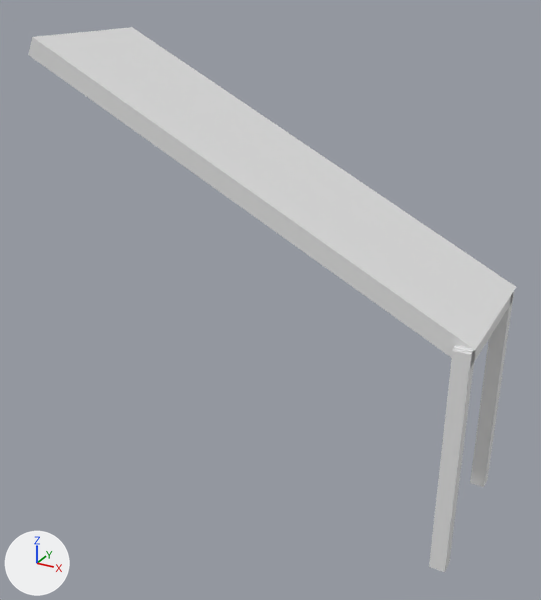
The FBX model Assets/Models/Tetrominos/Slides/VS10.fbx, before and after one commit.
Before and after are seen from a camera (50 mm lens) standing at (17.27, -4.16, 7.87) and looking at (15.03, -0.09, 5.83). The axes (+X, +Y, +Z) are drawn at lower left. The lights are the same throughout. Where no turn or scale is listed for an object, it has been applied to the vertices.

The scene before the commit, as lines of its bpy script (objects in view):
```python
me_cube_052 = bpy.data.meshes.new('Cube.052')
me_cube_052.from_pydata(...)  # a box spanning x -0.05..0.05, y -0.05..0.05, z -0.75..0.75
me_cube_064 = bpy.data.meshes.new('Cube.064')
me_cube_064.from_pydata(...)  # a box spanning x -0.05..0.05, y -0.5..0.5, z -0.05..0.05
me_cube_089 = bpy.data.meshes.new('Cube.089')
me_cube_089.from_pydata(...)  # a box spanning x -0.05..0.05, y -0.05..0.05, z -0.75..0.75
me_cube_103 = bpy.data.meshes.new('Cube.103')
me_cube_103.from_pydata([(-1.51, -0.5, 0.68), (-1.45, -0.5, 0.79), (-1.51, 0.5, 0.68), (-1.45, 0.5, 0.79), (1.45, -0.5, -0.79), (1.51, -0.5, -0.68), (1.45, 0.5, -0.79), (1.51, 0.5, -0.68)], [], [(0, 1, 3, 2), (2, 3, 7, 6), (6, 7, 5, 4), (4, 5, 1, 0), (2, 6, 4, 0), (7, 3, 1, 5)])
ob_cube_016 = bpy.data.objects.new('Cube.016', me_cube_052)
ob_cube_016.location = (16.45, 0.444, 5.25)
ob_cube_075 = bpy.data.objects.new('Cube.075', me_cube_064)
ob_cube_075.location = (16.45, -0.027, 5.959)
ob_cube_079 = bpy.data.objects.new('Cube.079', me_cube_089)
ob_cube_079.location = (16.45, -0.5, 5.25)
ob_cube_081 = bpy.data.objects.new('Cube.081', me_cube_103)
ob_cube_081.location = (15.0, 0.0, 6.69)
```
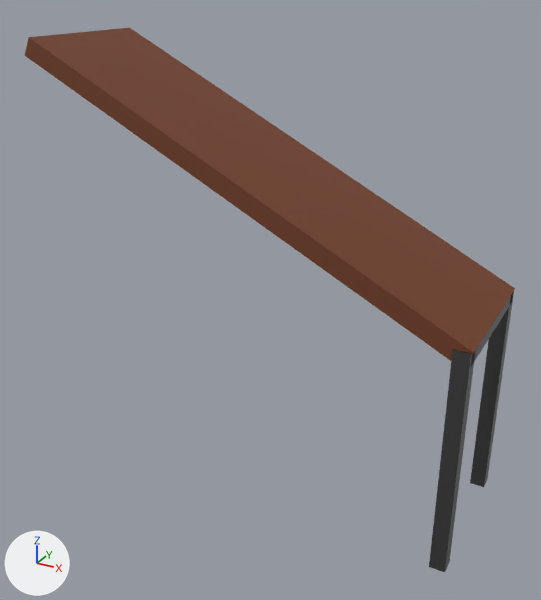
Boxes (x1, y1, x2, y2) around the edits, measured in the pictures (541 x 600 px):
'Cube.081', recoloured, moved (white to brown)
    before: (28, 27, 516, 358)
    after: (25, 28, 515, 361)
'Cube.079', recoloured
    both: (429, 349, 476, 572)
'Cube.016', recoloured
    both: (470, 292, 514, 487)
'Cube.075', recoloured
    both: (454, 293, 513, 368)

The change, as a diff of the scene's bpy script:
```diff
--- a/Assets/Models/Tetrominos/Slides/VS10.fbx.py
+++ b/Assets/Models/Tetrominos/Slides/VS10.fbx.py
@@ mat_wood @@
+mat_wood = principled_material('Wood')
+mat_wood.base_color = (0.174, 0.0489, 0.0162)  # brown #743e22
+mat_wood.roughness = 0.673
@@ mat_metall @@
+mat_metall = principled_material('Metall')
+mat_metall.base_color = (0.135, 0.135, 0.135)  # dark grey #676767
+mat_metall.metallic = 0.85
+mat_metall.roughness = 0.28
@@ me_cube_103 @@
 me_cube_103.from_pydata(...)  # 8 vertices, 6 faces; spans x -1.51..1.51, y -0.5..0.5, z -0.79..0.79
+me_cube_103.materials.append(mat_wood)  # brown #743e22
@@ me_cube_089 @@
 me_cube_089.from_pydata(...)  # 8 vertices, 6 faces; spans x -0.05..0.05, y -0.05..0.05, z -0.75..0.75
+me_cube_089.materials.append(mat_metall)  # dark grey #676767
@@ me_cube_064 @@
 me_cube_064.from_pydata(...)  # 8 vertices, 6 faces; spans x -0.05..0.05, y -0.5..0.5, z -0.05..0.05
+me_cube_064.materials.append(mat_metall)  # dark grey #676767
@@ me_cube_052 @@
 me_cube_052.from_pydata(...)  # 8 vertices, 6 faces; spans x -0.05..0.05, y -0.05..0.05, z -0.75..0.75
+me_cube_052.materials.append(mat_metall)  # dark grey #676767
@@ ob_cube_081 @@
 ob_cube_081 = bpy.data.objects.new('Cube.081', me_cube_103)
-ob_cube_081.location = (15.0, 0.0, 6.69)
+ob_cube_081.location = (15.0, -0.032, 6.69)
```
